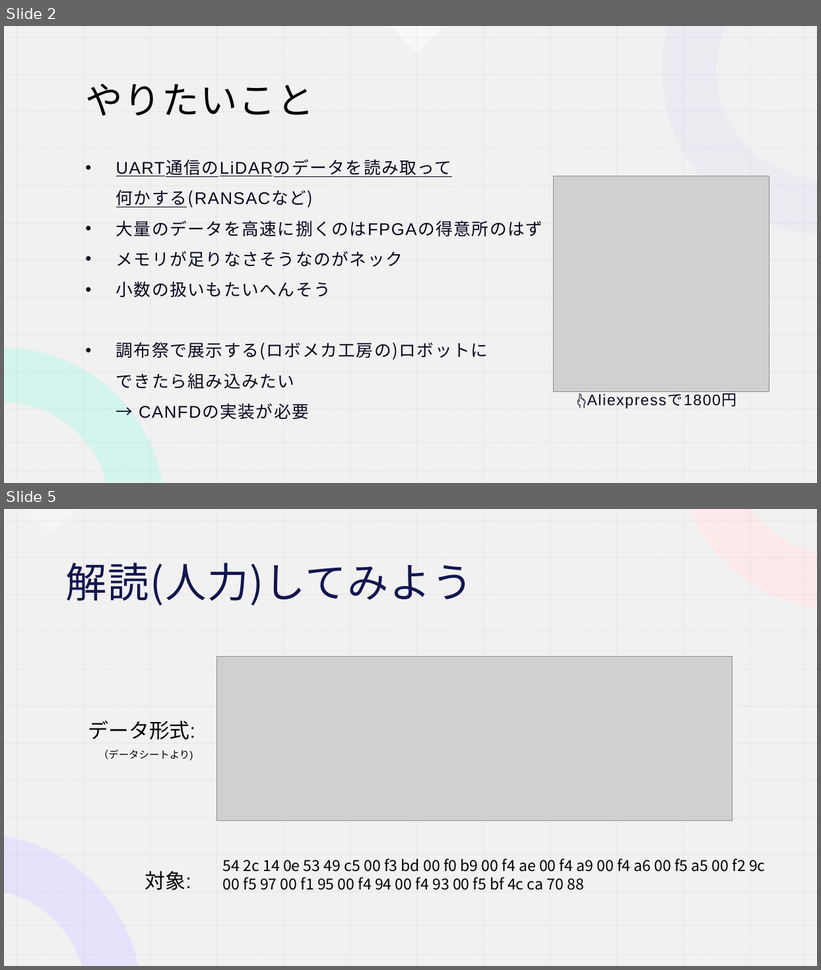
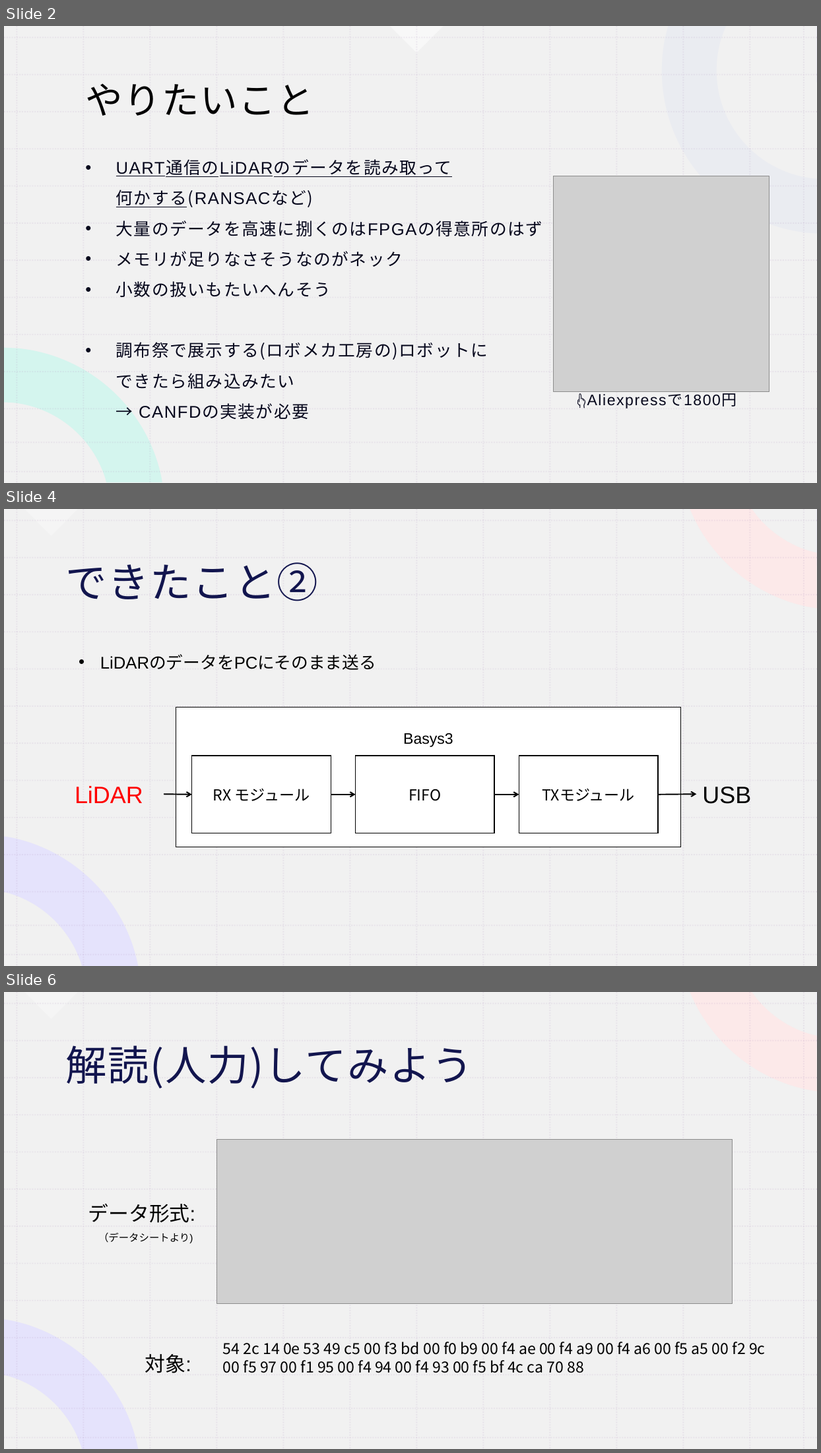
Before and after one commit to koki0517/KOBO_FPGA, a slide deck: 前期最終発表.pptx. Shown one above the other, each under a label of ours: slides 2 and 5 before the commit, slides 2, 4 and 6 after it; the slides between them are not shown. The pictures are 821x970 and 821x1453 pixels, drawn with LibreOffice and Linux fonts; fonts in the diff are those of the drawing; grey boxes stand for pictures. Boxes give left, top, right and bottom in pixels: in the first picture for what was removed or moved away, otherwise in the second. Text is boxed around its words. In the diff, an @@ line names an element or a change of style, - is before the commit and + after.

```diff
--- a/前期最終発表.pptx
+++ b/前期最終発表.pptx
@@ slide 4 added at (4, 509, 817, 966), background #FFFFFF; not listed: 28 template elements that a slide beside it also shows @@
@@ rectangle added at (4, 509, 817, 966), fill #FFFFFF @@
@@ rectangle added at (4, 509, 817, 966), fill #EEEEEE at 80% opacity @@
@@ right triangle added at (24, 509, 78, 536), fill #FFFFFF at 30% opacity @@
@@ freeform shape added at (537, 509, 817, 619), fill #AAA1FE at 50% opacity @@
@@ freeform shape added at (690, 509, 817, 609), fill #FFE7E7 at 80% opacity @@
@@ title added at (66, 562, 318, 601), 48.6 pt, text #12154E @@
+できたこと②
@@ text added at (100, 655, 376, 670), 20 pt, text #000000 @@
+• LiDARのデータをPCにそのまま送る
@@ rectangle added at (176, 707, 681, 847), fill #FFFFFF, outline #000000 1 pt, 18 pt, text #000000 @@
+Basys3
@@ rectangle added at (192, 756, 331, 834), fill #FFFFFF, outline #000000 1 pt, 18 pt, text #000000 @@
+RX モジュール
@@ rectangle added at (355, 756, 494, 834), fill #FFFFFF, outline #000000 1 pt, 18 pt, text #000000 @@
+FIFO
@@ rectangle added at (519, 756, 659, 834), fill #FFFFFF, outline #000000 1 pt, 18 pt, text #000000 @@
+TXモジュール
@@ text added at (75, 786, 143, 803), 28 pt, text #FF0000 @@
+LiDAR
@@ arrow added from (164, 795) to (192, 795), #000000 1.5 pt @@
@@ arrow added from (331, 795) to (355, 795), #000000 1.5 pt @@
@@ arrow added from (494, 795) to (519, 795), #000000 1.5 pt @@
@@ arrow added from (659, 795) to (697, 795), #000000 1.5 pt @@
@@ text added at (702, 787, 751, 804), 28 pt, text #000000 @@
+USB
@@ freeform shape added at (4, 843, 190, 966), fill #220BFD at 20% opacity @@
@@ freeform shape added at (4, 836, 138, 966), fill #E3E0FF at 80% opacity @@
@@ group added at (4, 509, 817, 966): 26 lines @@
@@ group added at (4, 509, 817, 966): 26 lines @@
@@ group added at (4, 509, 817, 966): 26 lines @@
@@ group added at (4, 509, 817, 966): 26 lines @@
@@ what was slide 5 is now slide 6 @@
```
Also in this commit, not shown: 3 slides changed, 2 other slides added, 3 other files.
